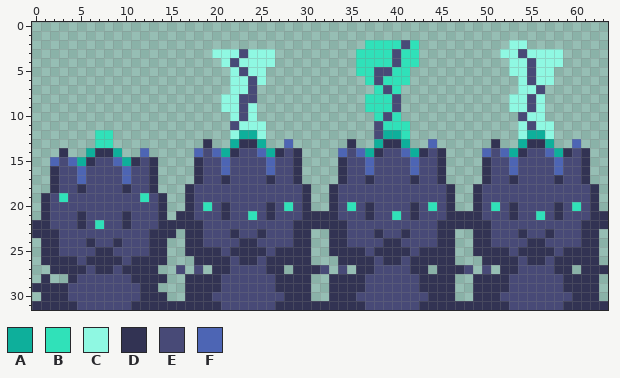
A pixel-art sprite gets an edit: sprites/enemies/level-5-enemy.png. This is how it looked before the edit.
The file is 64x32 pixels.
Palette (. is transparent): A #0eaf9b  B #30e1b9  C #8ff8e2  D #323353  E #484a77  F #4d65b4
Pixels before, first column x 0:
 2 .....................................BBBBEB..........CC.........
 3 ....................CCCECCC.........BBBBEBB.........CCECCCC.....
 4 .....................CECCCC.........BBBBEBB..........CCECCC.....
 5 ......................CECC..........BBEEBB...........CCECC......
 6 ......................CCEC...........BEBBB............CECC......
 7 ......................CCE.............BEB.............CCE.......
 8 .....................CCEE............BBBE............CCEC.......
 9 .....................CCEC............BBBE............CCEC.......
10 ......................CEC.............BEB.............ECC.......
11 ......................ECCC............EBBB............CECC......
12 .......BB.............CAAC............EAAB............CAAC......
13 .......BB..........D..ADDA..F......D..ADDA..F......D..ADDA..F...
14 ...D..ADDA..F.....FEFADEEFADED....FEFADEEFADED....FEFADEEFADED..
15 ..FEFADEEFADED....DEEFEEEEFEED....DEEFEEEEFEED....DEEFEEEEFEED..
16 ..DEEFEEEEFEED....DEEFEEEEFEED....DEEFEEEEFEED....DEEFEEEEFEED..
17 ..DEEFEEEEFEED....DEEDEEEEDEED....DEEDEEEEDEED....DEEDEEEEDEED..
18 ..DEEDEEEEDEED...DEEEEEEEEEEEED..DEEEEEEEEEEEED..DEEEEEEEEEEEED.
19 .DEBEEEEEEEEBED..DEEEEEEEEEEEED..DEEEEEEEEEEEED..DEEEEEEEEEEEED.
20 .DEEEEEEEEEEEED..DEBEDEEEEDEBED..DEBEDEEEEDEBED..DEBEDEEEEDEBED.
21 .DEEEDEEEEDEEED.DDEEEDEEBEDEEEDDDDEEEDEEBEDEEEDDDDEEEDEEBEDEEEDD
22 DDEEEDEBEEDEEEDDDDDEEEEEEEEEEDDDDDDEEEEEEEEEEDDDDDDEEEEEEEEEEDDD
23 DDDEEEEEEEEEEDDD.DDEEEDEEDEEEDD..DDEEEDEEDEEEDD..DDEEEDEEDEEEDD.
24 .DDEEEDEEDEEEDD..DDEEEEDDEEEEDD..DDEEEEDDEEEEDD..DDEEEEDDEEEEDD.
25 .DDEEEEDDEEEEDD..DDDDEDDDDEDDDD..DDDDEDDDDEDDDD..DDDDEDDDDEDDDD.
26 .DDDDEDDDDEDDDD...DDDDEDDEDDDDD...DDDDEDDEDDDDD...DDDDEDDEDDDDD.
27 ..DDDDEDDEDDDD..E.E.DDEEEEDD.DDDE.E.DDEEEEDD.DDDE.E.DDEEEEDD.DDD
28 .D..DEEEEEEDDDD..DDDDEEEEEEDDDD..DDDDEEEEEEDDDD..DDDDEEEEEEDDDD.
29 DDDDEEEEEEEEDD...DDDDEEEEEEDDDD..DDDDEEEEEEDDDD..DDDDEEEEEEDDDD.
30 .DDDEEEEEEEEDDD..DDDEEEEEEEEDDD..DDDEEEEEEEEDDD..DDDEEEEEEEEDDD.
31 DDDDDEEEEEEDDDDDDDDDDEEEEEEDDDDDDDDDDEEEEEEDDDDDDDDDDEEEEEEDDDDD
The result:
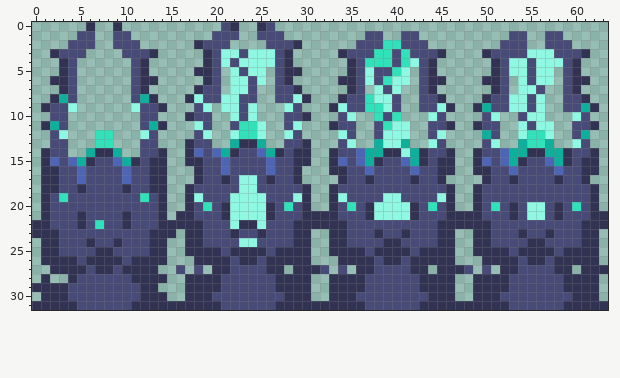
The edit:
Changed rows in their new state; - is an unchanged pixel.
first column x 1:
 0 -----D--D-----------ED--DE------------------------------------
 1 ----EE--EE---------EEE--EEE---------EE--EE----------EE--EE----
 2 ---EEE--EEE------DEEE----EEED------EEE---EE--------EEE--EEE---
 3 -DEEE----EEED-----DE------ED-----DEEE----EEED----DEEE----EEED-
 4 --DE------ED------DE------ED------DE-----CED------DE------ED--
 5 --DE------ED-----DDE------EDD-----DEC---C-ED------DE------ED--
 6 -DDE------EDD-----DE------ED-----DDEC--CC-EDD----DDE------EDD-
 7 --DE------ED-----DEE------EED-----DE-C-C--ED------DE------ED--
 8 -DAE------EAD---DCEE------EECD---DEE-CC---EED----DEE------EED-
 9 DEEC------CEED---EC--------CE---DCEE--C---EECD--DAEE------EEAD
10 -EE--------EE---DEE--------EED---EC--------CE----EC--------CE-
11 DAE--------EAD---CE---BB---EC---DEE----CC--EED--DEE--------EED
12 -EC--------CE----EC---BB---CE----CE---CCC--EC----AE---BB---EA-
13 -EE--------EE---DEE--------EED---EC---CC---CE----EC---BB---CE-
14 DEE--------EED--D------------D--DE---ADDC---ED--DE---ADDA---ED
15 D------------D--D------------D--DF-FAD--FAD--D--DF-FAD--FAD--D
16 D------------D------------------D------------D--D------------D
17 D------------D--------CC--------------------------------------
18 D------------D--------CC--------------------------------------
19 -----------------C---CCCC---C----C----CC----C-----------------
20 ---------------------CCCC------------CCCC-------------CC------
21 ---------------------CCCC------------CCCC-------------CC------
22 ---------------------CDDC-------------------------------------
24 ----------------------CC--------------------------------------
